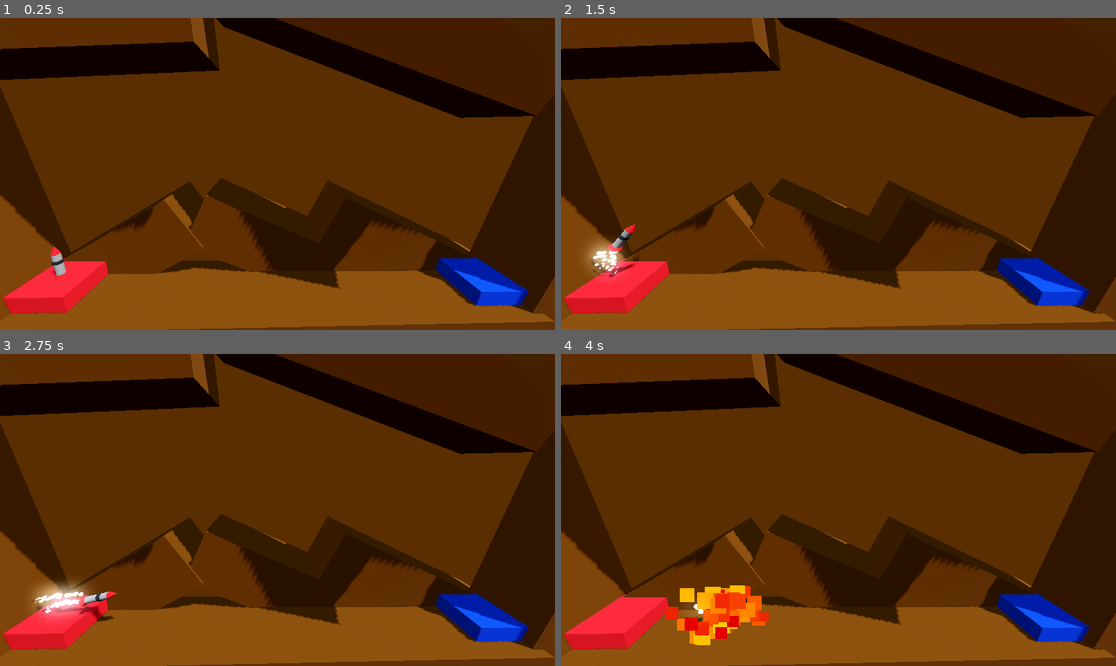
Above: before the commit, frames 1-4 (two rows, left to right).
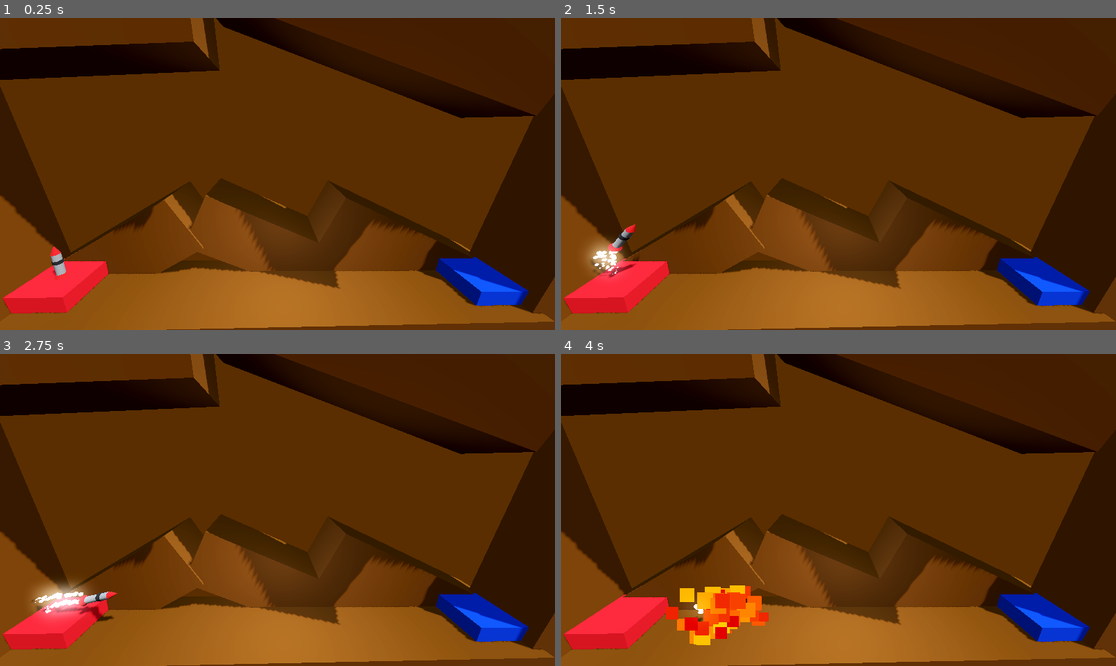
Above: after the commit, the same moments.

Repository: thisguymartin/ProjectBoost
Game: Godot game, scene res://Levels/Level_1.tscn
Two runs of this game, one before a commit and one after it. Both use one fixed random seed, a clock stepped at 60 frames per second and the inputs below.
Inputs:
- Up to frame 1 (0.25 s): no input
- Up to frame 2 (1.5 s): tap Enter at 0.5 s; hold D (turn_right) 0.53-1.28 s; hold Space (boost) 0.53-1.28 s; hold Down (ui_down) from 1.28 s (still down); tap Space (boost) at 1.35 s
- Up to frame 3 (2.75 s): release Down (ui_down) at 2.03 s; hold D (turn_right) from 2.03 s (still down); hold Space (boost) from 2.03 s (still down)
- Up to frame 4 (4 s): release Space (boost) at 2.78 s; tap Space (boost) at 2.85 s; release D (turn_right) at 3.53 s; hold A (turn_left) from 3.53 s (still down); hold Space (boost) from 3.53 s (still down)

The runs differ from the first frame. In frame 1, 13% of the frame differs, in the area x 32-85%, y 2-100%; in frame 2, 13%; in frame 3, 13%, in the area x 20-85%, y 2-100%; in frame 4, 13%.

Commit message:
chore: update color

Diff:
--- a/Background.tscn
+++ b/Background.tscn
@@ -71,3 +71,8 @@
 
 [node name="WorldEnvironment" type="WorldEnvironment" parent="."]
 environment = SubResource("Environment_air5n")
+
+[node name="OmniLight3D" type="OmniLight3D" parent="."]
+transform = Transform3D(1, 0, 0, 0, 1, 0, 0, 0, 1, 0, 7.99325, -1.45299)
+omni_range = 12.0
+omni_attenuation = 0.5
--- a/Levels/Level_2.tscn
+++ b/Levels/Level_2.tscn
@@ -1,21 +1,8 @@
-[gd_scene load_steps=10 format=3 uid="uid://cif3ionob2xiw"]
+[gd_scene load_steps=7 format=3 uid="uid://cif3ionob2xiw"]
 
 [ext_resource type="PackedScene" uid="uid://bkwkl4n2s3fd7" path="res://Player/player.tscn" id="1_5qj42"]
 [ext_resource type="Script" path="res://LandingPad.gd" id="2_3xmek"]
 [ext_resource type="PackedScene" uid="uid://cl8yw1np1gyu" path="res://Background.tscn" id="3_cq5yf"]
-
-[sub_resource type="ProceduralSkyMaterial" id="ProceduralSkyMaterial_btymt"]
-sky_horizon_color = Color(0.64625, 0.65575, 0.67075, 1)
-ground_horizon_color = Color(0.64625, 0.65575, 0.67075, 1)
-
-[sub_resource type="Sky" id="Sky_k2bla"]
-sky_material = SubResource("ProceduralSkyMaterial_btymt")
-
-[sub_resource type="Environment" id="Environment_nddc5"]
-background_mode = 2
-sky = SubResource("Sky_k2bla")
-tonemap_mode = 2
-glow_enabled = true
 
 [sub_resource type="StandardMaterial3D" id="StandardMaterial3D_l6mri"]
 albedo_color = Color(0, 0.690196, 0.117647, 1)
@@ -27,13 +14,6 @@
 albedo_color = Color(0, 0.219608, 0.768627, 1)
 
 [node name="Level_2" type="Node3D"]
-
-[node name="DirectionalLight3D" type="DirectionalLight3D" parent="."]
-transform = Transform3D(-0.866023, -0.433016, 0.250001, 0, 0.499998, 0.866027, -0.500003, 0.749999, -0.43301, 0, 0, 0)
-shadow_enabled = true
-
-[node name="WorldEnvironment" type="WorldEnvironment" parent="."]
-environment = SubResource("Environment_nddc5")
 
 [node name="Obstacle" type="CSGBox3D" parent="." groups=["Failed"]]
 transform = Transform3D(1, 0, 0, 0, 1, 0, 0, 0, 1, 0.0793047, 3.90194, 0.0603676)
--- a/Levels/Level_3.tscn
+++ b/Levels/Level_3.tscn
@@ -1,21 +1,8 @@
-[gd_scene load_steps=10 format=3 uid="uid://cc5m81qwvsypj"]
+[gd_scene load_steps=7 format=3 uid="uid://cc5m81qwvsypj"]
 
 [ext_resource type="PackedScene" uid="uid://bkwkl4n2s3fd7" path="res://Player/player.tscn" id="1_p0557"]
 [ext_resource type="Script" path="res://LandingPad.gd" id="2_3hb5g"]
 [ext_resource type="PackedScene" uid="uid://cl8yw1np1gyu" path="res://Background.tscn" id="3_j52cj"]
-
-[sub_resource type="ProceduralSkyMaterial" id="ProceduralSkyMaterial_btymt"]
-sky_horizon_color = Color(0.64625, 0.65575, 0.67075, 1)
-ground_horizon_color = Color(0.64625, 0.65575, 0.67075, 1)
-
-[sub_resource type="Sky" id="Sky_k2bla"]
-sky_material = SubResource("ProceduralSkyMaterial_btymt")
-
-[sub_resource type="Environment" id="Environment_nddc5"]
-background_mode = 2
-sky = SubResource("Sky_k2bla")
-tonemap_mode = 2
-glow_enabled = true
 
 [sub_resource type="StandardMaterial3D" id="StandardMaterial3D_l6mri"]
 albedo_color = Color(0, 0.690196, 0.117647, 1)
@@ -27,13 +14,6 @@
 albedo_color = Color(0, 0.219608, 0.768627, 1)
 
 [node name="Level_3" type="Node3D"]
-
-[node name="DirectionalLight3D" type="DirectionalLight3D" parent="."]
-transform = Transform3D(-0.866023, -0.433016, 0.250001, 0, 0.499998, 0.866027, -0.500003, 0.749999, -0.43301, 0, 0, 0)
-shadow_enabled = true
-
-[node name="WorldEnvironment" type="WorldEnvironment" parent="."]
-environment = SubResource("Environment_nddc5")
 
 [node name="Obstacle" type="CSGBox3D" parent="." groups=["Failed"]]
 transform = Transform3D(1, 0, 0, 0, 1, 0, 0, 0, 1, 0.0793047, 6.21073, 0.0603676)
--- a/Levels/Level_4.tscn
+++ b/Levels/Level_4.tscn
@@ -1,22 +1,9 @@
-[gd_scene load_steps=11 format=3 uid="uid://r0wuq203qgd1"]
+[gd_scene load_steps=8 format=3 uid="uid://r0wuq203qgd1"]
 
 [ext_resource type="PackedScene" uid="uid://bkwkl4n2s3fd7" path="res://Player/player.tscn" id="1_8qiwl"]
 [ext_resource type="Script" path="res://LandingPad.gd" id="2_cialh"]
 [ext_resource type="PackedScene" uid="uid://bglps71bcxk83" path="res://moving_hazard.tscn" id="3_45pny"]
 [ext_resource type="PackedScene" uid="uid://cl8yw1np1gyu" path="res://Background.tscn" id="4_njso2"]
-
-[sub_resource type="ProceduralSkyMaterial" id="ProceduralSkyMaterial_btymt"]
-sky_horizon_color = Color(0.64625, 0.65575, 0.67075, 1)
-ground_horizon_color = Color(0.64625, 0.65575, 0.67075, 1)
-
-[sub_resource type="Sky" id="Sky_k2bla"]
-sky_material = SubResource("ProceduralSkyMaterial_btymt")
-
-[sub_resource type="Environment" id="Environment_nddc5"]
-background_mode = 2
-sky = SubResource("Sky_k2bla")
-tonemap_mode = 2
-glow_enabled = true
 
 [sub_resource type="StandardMaterial3D" id="StandardMaterial3D_l6mri"]
 albedo_color = Color(0, 0.690196, 0.117647, 1)
@@ -28,13 +15,6 @@
 albedo_color = Color(0, 0.219608, 0.768627, 1)
 
 [node name="Level_4" type="Node3D"]
-
-[node name="DirectionalLight3D" type="DirectionalLight3D" parent="."]
-transform = Transform3D(-0.866023, -0.433016, 0.250001, 0, 0.499998, 0.866027, -0.500003, 0.749999, -0.43301, 0, 0, 0)
-shadow_enabled = true
-
-[node name="WorldEnvironment" type="WorldEnvironment" parent="."]
-environment = SubResource("Environment_nddc5")
 
 [node name="Obstacle2" type="CSGBox3D" parent="." groups=["Failed"]]
 transform = Transform3D(1, 0, 0, 0, 1, 0, 0, 0, 1, -5.32467, 3.90194, 0.0603676)
